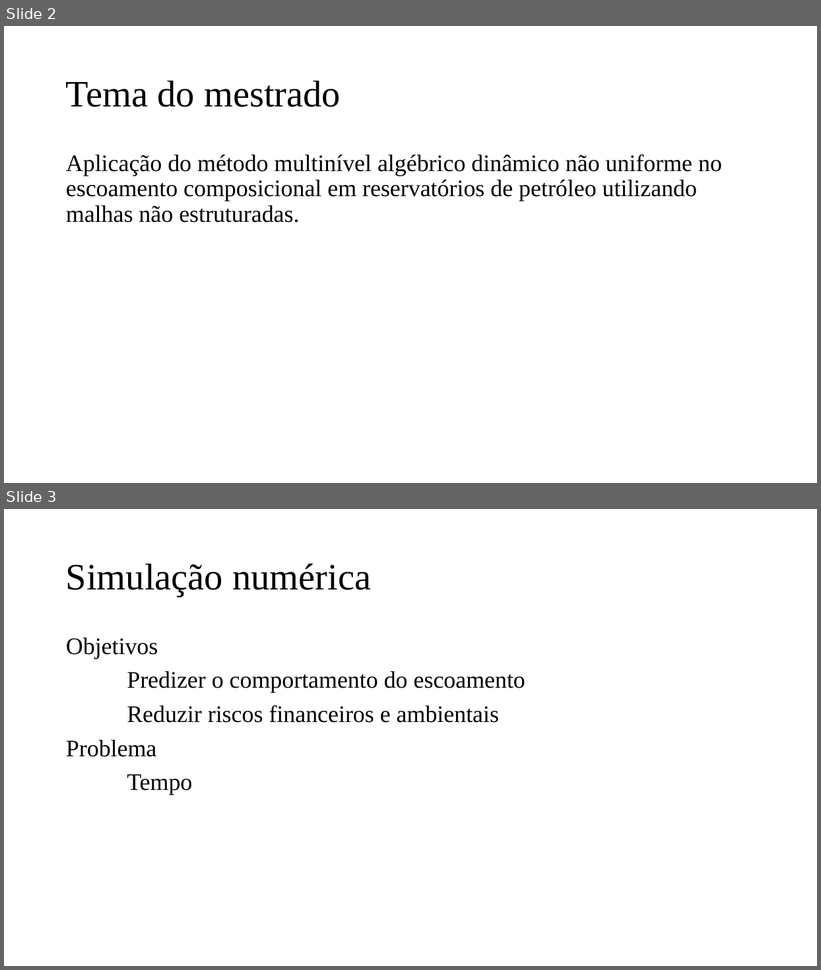
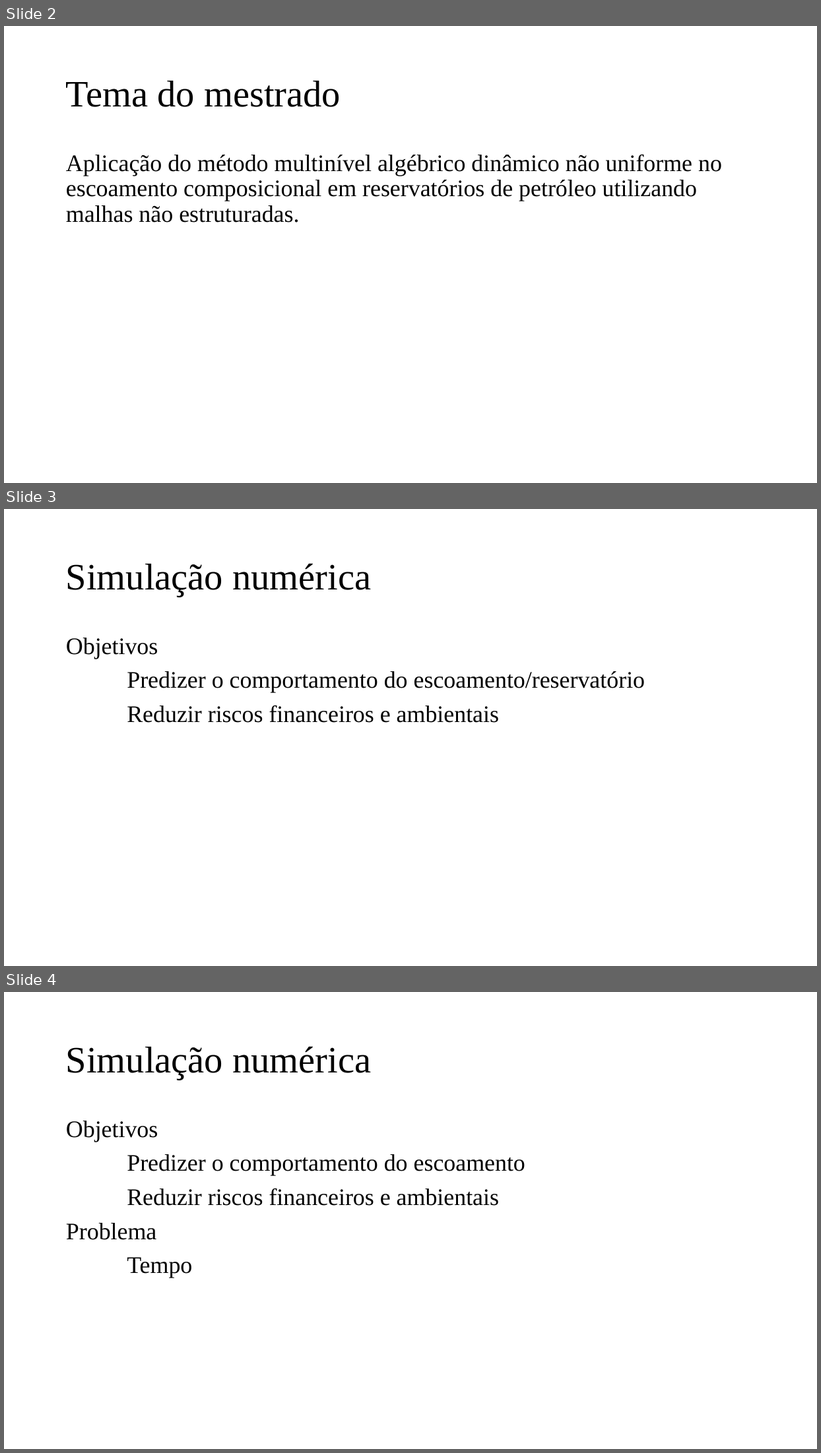
Before and after one commit to jpra2/matlab_mestrado, a slide deck: eds2/Apresentação EDS II.pptx. Shown one above the other, each under a label of ours: slides 2 and 3 before the commit, slides 2, 3 and 4 after it. The pictures are 821x970 and 821x1453 pixels, drawn with LibreOffice and Linux fonts; fonts in the diff are those of the drawing. Boxes give left, top, right and bottom in pixels: in the first picture for what was removed or moved away, otherwise in the second. Text is boxed around its words. In the diff, an @@ line names an element or a change of style, - is before the commit and + after.

```diff
--- a/eds2/Apresentação EDS II.pptx
+++ b/eds2/Apresentação EDS II.pptx
@@ slide 3 added at bbox=[4, 509, 817, 966], background #FFFFFF @@
@@ title added at bbox=[66, 563, 371, 597], 44 pt, text #000000 @@
+Simulação numérica
@@ text added at bbox=[66, 638, 646, 723], 28 pt, text #000000 @@
+Objetivos
+Predizer o comportamento do escoamento/reservatório
+Reduzir riscos financeiros e ambientais
@@ what was slide 3 is now slide 4 @@
```
Also in this commit, not shown: 4 slides changed, 27 other slides added.
